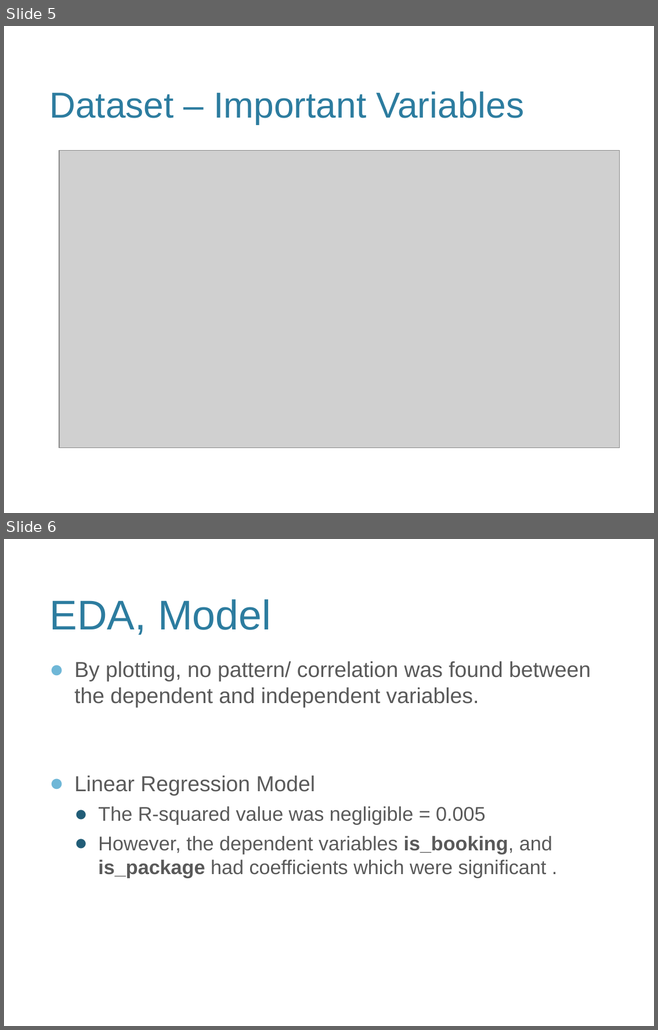
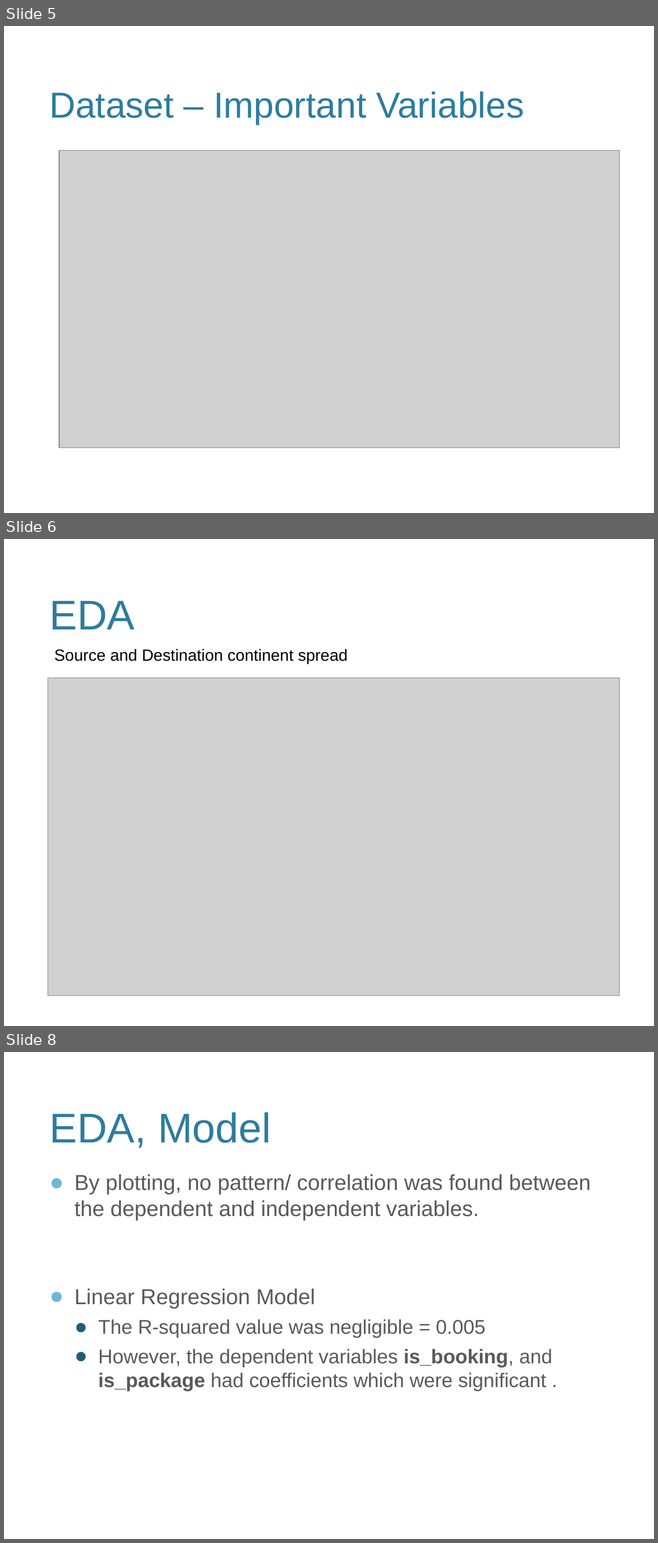
Before and after one commit to abalaji-blr/CapstoneProject, a slide deck: Deliverables/ExpediaPresto.pptx. Shown one above the other, each under a label of ours: slides 5 and 6 before the commit, slides 5, 6 and 8 after it; the slides between them are not shown. The pictures are 658x1030 and 658x1543 pixels, drawn with LibreOffice and Linux fonts; fonts in the diff are those of the drawing; grey boxes stand for pictures; background and template pictures are left out. Boxes give left, top, right and bottom in pixels: in the first picture for what was removed or moved away, otherwise in the second. Text is boxed around its words. In the diff, an @@ line names an element or a change of style, - is before the commit and + after.

```diff
--- a/Deliverables/ExpediaPresto.pptx
+++ b/Deliverables/ExpediaPresto.pptx
@@ slide 6 added at [4,539,654,1026], background picture (left out) @@
@@ title added at [49,600,134,629], 46 pt, text #2C7C9F @@
+EDA
@@ text added at [54,649,348,664], 18 pt, text #000000 @@
+Source and Destination continent spread
@@ picture added at [48,678,620,996] @@
@@ what was slide 6 is now slide 8 @@
```
Also in this commit, not shown: 1 other slide added, 1 other file.
